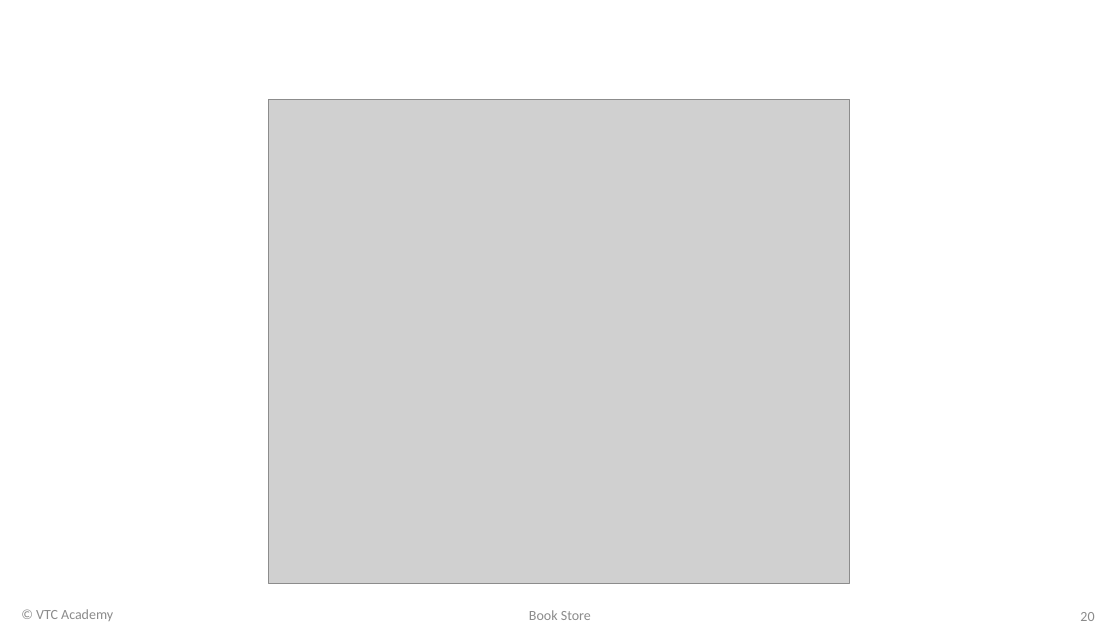
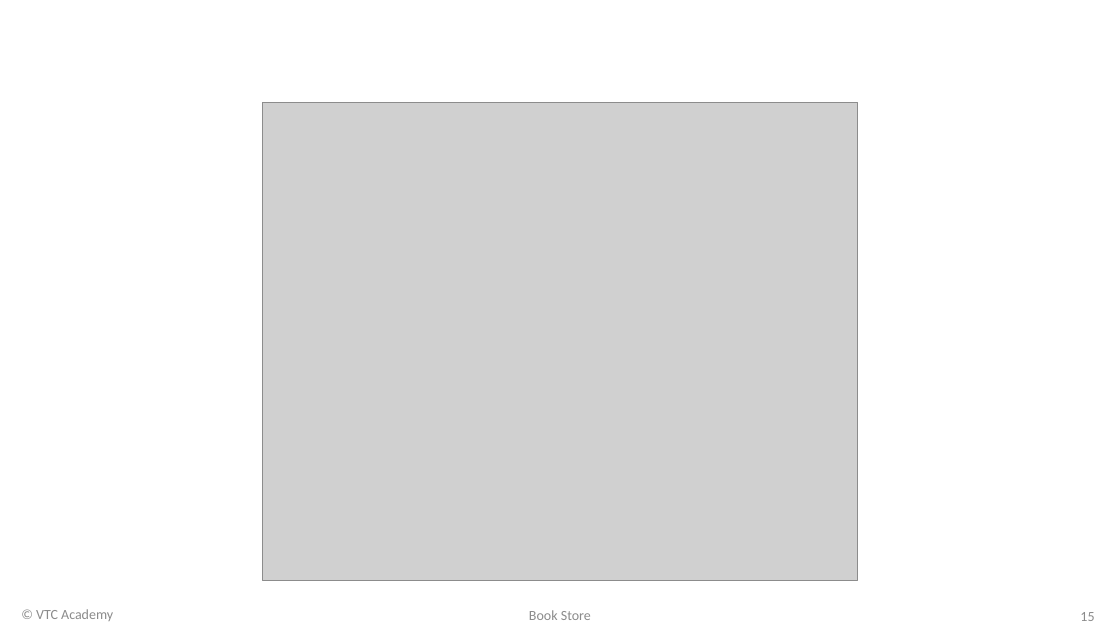
Before and after one commit to starven333/ShopProject, a slide deck: slide 15 of Project Slide.pptx (slide 20 before the commit). Drawn at 1120x630 pixels with LibreOffice and Linux fonts; fonts in the diff are those of the drawing; grey boxes stand for pictures; background and template pictures are left out. Boxes give left, top, right and bottom in pixels: in the first picture for what was removed or moved away, otherwise in the second. Text is boxed around its words. In the diff, an @@ line names an element or a change of style, - is before the commit and + after.

```diff
--- a/Project Slide.pptx
+++ b/Project Slide.pptx
@@ picture: place and size @@
-picture at bbox=[268, 99, 849, 583]
+picture at bbox=[262, 103, 858, 581]
@@ page number at bbox=[1080, 612, 1094, 621]: text changed @@
-20
+15
```
Also in this commit, not shown: 11 other slides changed, 1 slide added, 39 other files.
